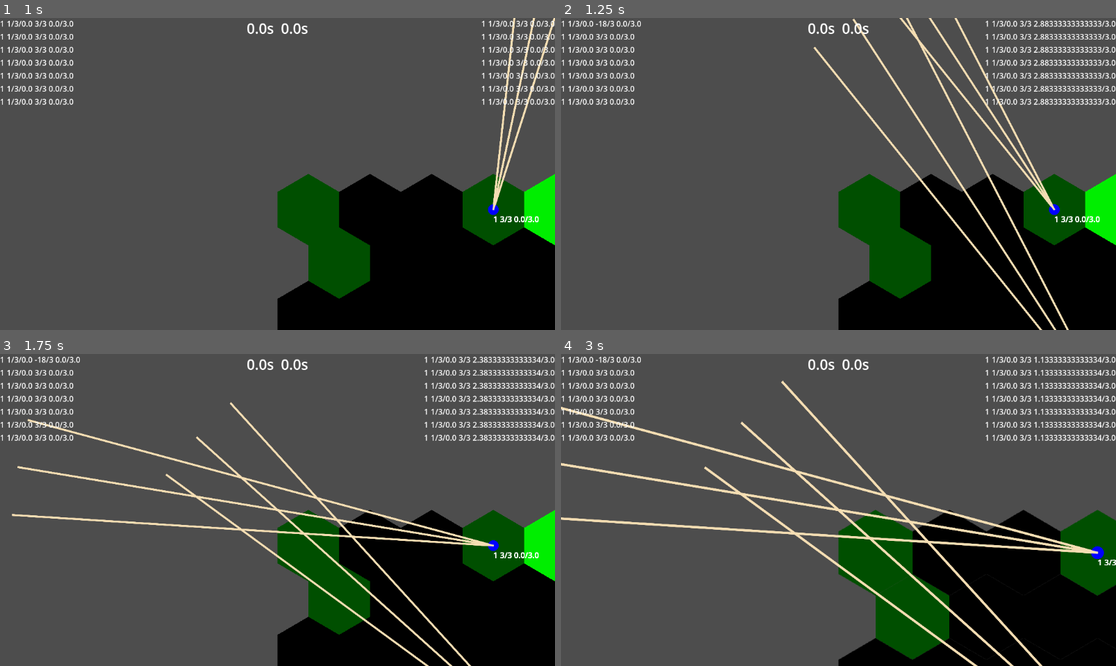
Above: before the commit, frames 1-4 (two rows, left to right).
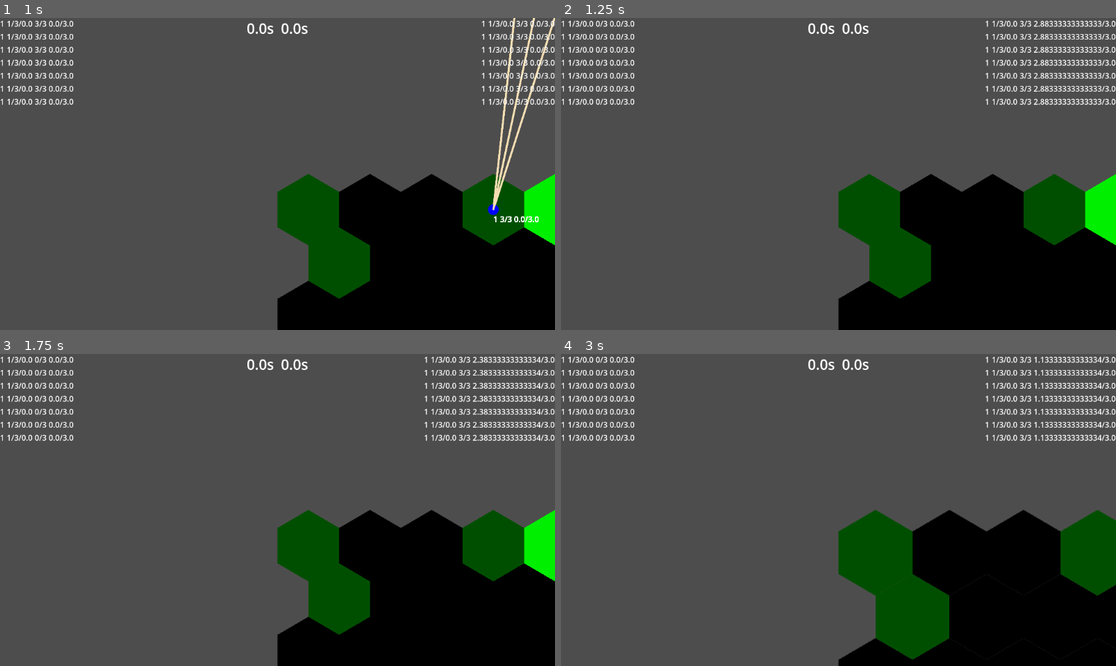
Above: after the commit, the same moments.

Repository: bendo-afk/rts2
Game: Godot game, scene res://scenes/unit_pick_screen.tscn
The game is run twice, just before and just after one commit, with the same random seed, the same clock (stepped at 60 frames per second) and the same inputs. This scene is started directly instead of the project's main scene.
Inputs (mouse positions are in pixels of both pictures, inside the frame that each line leads up to):
- Up to frame 1 (1 s): click "OK" at 0.5 s
- Up to frame 2 (1.25 s): no input
- Up to frame 3 (1.75 s): move the mouse to (399, 494) at 1.27 s; hold Middle mouse button (grab_camera) from 1.28 s (still down); click (399, 494) at 1.42 s
- Up to frame 4 (3 s): release Middle mouse button (grab_camera) at 2 s; drag from (727, 525) to (810, 572) at 2.02 s; move the mouse to (894, 441) at 2.77 s; hold Mouse wheel up (zoom_in) from 2.78 s (still down); click (894, 441) at 2.92 s

Frame 1 is identical in both runs. In frame 2, 2.8% of the frame differs, in the area x 6-98%, y 0-100%; in frame 3, 3.7%; in frame 4, 4.6%, in the area x 0-100%, y 0-100%.

Commit message:
fixed behaviors of vision system and shoot system

Diff:
--- a/scripts/shoot_system.gd
+++ b/scripts/shoot_system.gd
@@ -11,6 +11,9 @@
 			var min_angle_diff: float = u.attack_comp.angle_margin
 			var target_enemy: Unit = null
 			for v: Unit in u.vision_comp.visible_enemies:
+				if v.hp_comp.hp <= 0:
+					continue
+
 				var angle_diff: float = abs(angle_difference((v.position - u.position).angle(), u.attack_comp.turret_angle))
 				if angle_diff < min_angle_diff:
 					min_angle_diff = angle_diff
--- a/scripts/vision_system.gd
+++ b/scripts/vision_system.gd
@@ -37,13 +37,12 @@
 		if a.team == teams.ally:
 			for e in units:
 				if e.team == teams.enemy:
-					if not e.vision_comp.visible_state == CustomEnums.VisibleState.VISIBLE:
-						var vis_state := is_visible(a.position, e.position, a.vision_comp.height, e.vision_comp.height)
-						a.vision_comp.visible_state = maxi(a.vision_comp.visible_state, vis_state)
-						e.vision_comp.visible_state = maxi(e.vision_comp.visible_state, vis_state)
-						if vis_state == CustomEnums.VisibleState.VISIBLE:
-							a.vision_comp.visible_enemies.append(e)
-							e.vision_comp.visible_enemies.append(a)
+					var vis_state := is_visible(a.position, e.position, a.vision_comp.height, e.vision_comp.height)
+					a.vision_comp.visible_state = maxi(a.vision_comp.visible_state, vis_state)
+					e.vision_comp.visible_state = maxi(e.vision_comp.visible_state, vis_state)
+					if vis_state == CustomEnums.VisibleState.VISIBLE:
+						a.vision_comp.visible_enemies.append(e)
+						e.vision_comp.visible_enemies.append(a)
 
 func first_step(tiles: Tiles, pos1: Vector2, pos2: Vector2) -> void:
 	tiles.cur1 = map.local_to_map(pos1)
